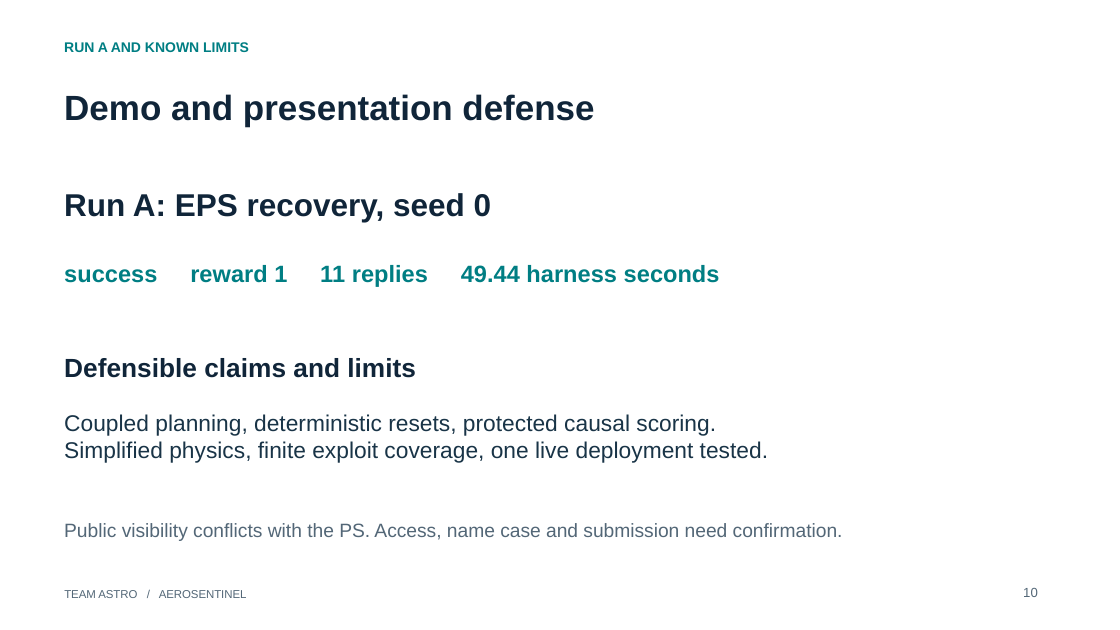
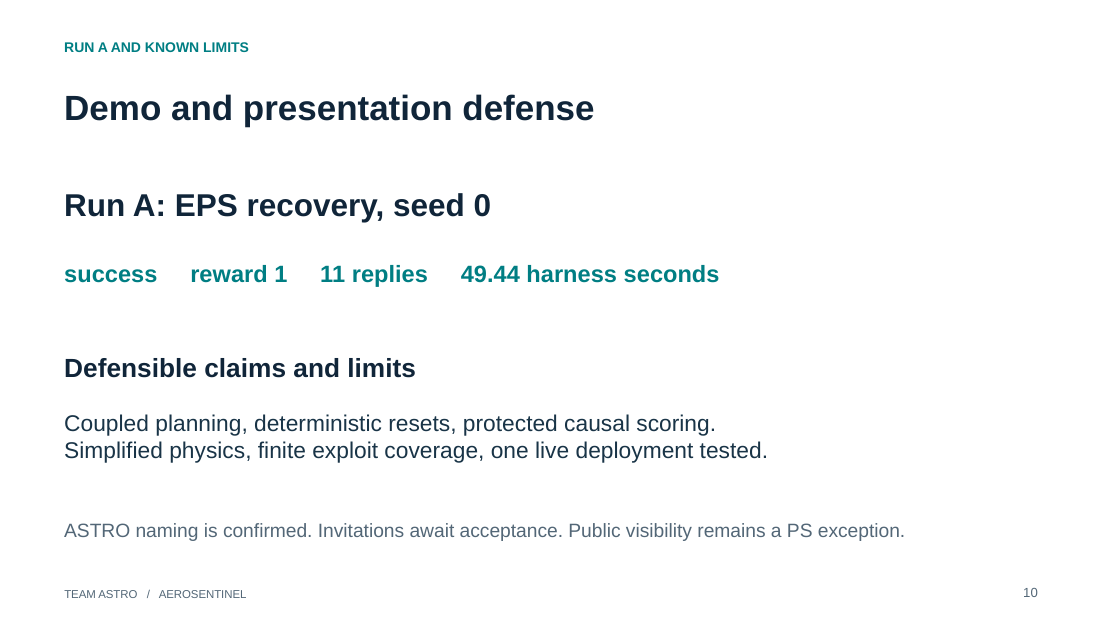
Before and after one commit to devesh3001/ASTRO, a slide deck: slide 10 of submission_bundle/defense-deck.pptx. Drawn at 1120x630 pixels with LibreOffice and Linux fonts; fonts in the diff are those of the drawing. Boxes give left, top, right and bottom in pixels: in the first picture for what was removed or moved away, otherwise in the second. Text is boxed around its words. In the diff, an @@ line names an element or a change of style, - is before the commit and + after.

Commit message:
Align ASTRO submission naming and confirmed organizer handoff

```diff
--- a/submission_bundle/defense-deck.pptx
+++ b/submission_bundle/defense-deck.pptx
@@ text at (x1=64, y1=523, x2=905, y2=541): text changed @@
-Public visibility conflicts with the PS. Access, name case and submission need confirmation.
+ASTRO naming is confirmed. Invitations await acceptance. Public visibility remains a PS exception.
```
Also in this commit, not shown: 11 other files.
